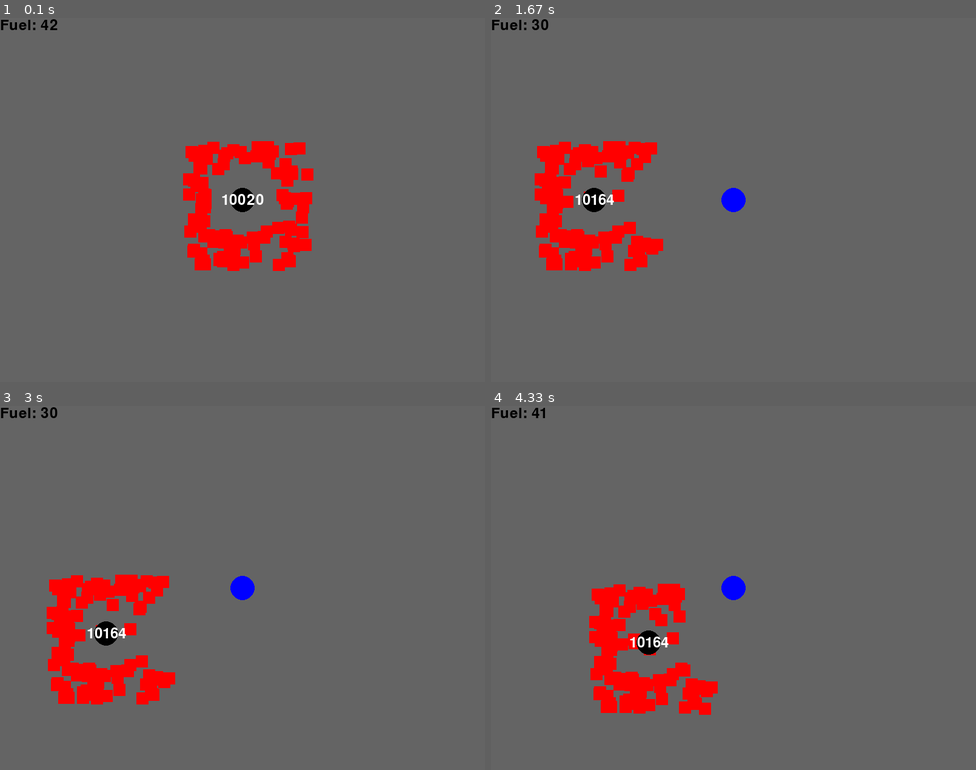
Above: before the commit, frames 1-4 (two rows, left to right).
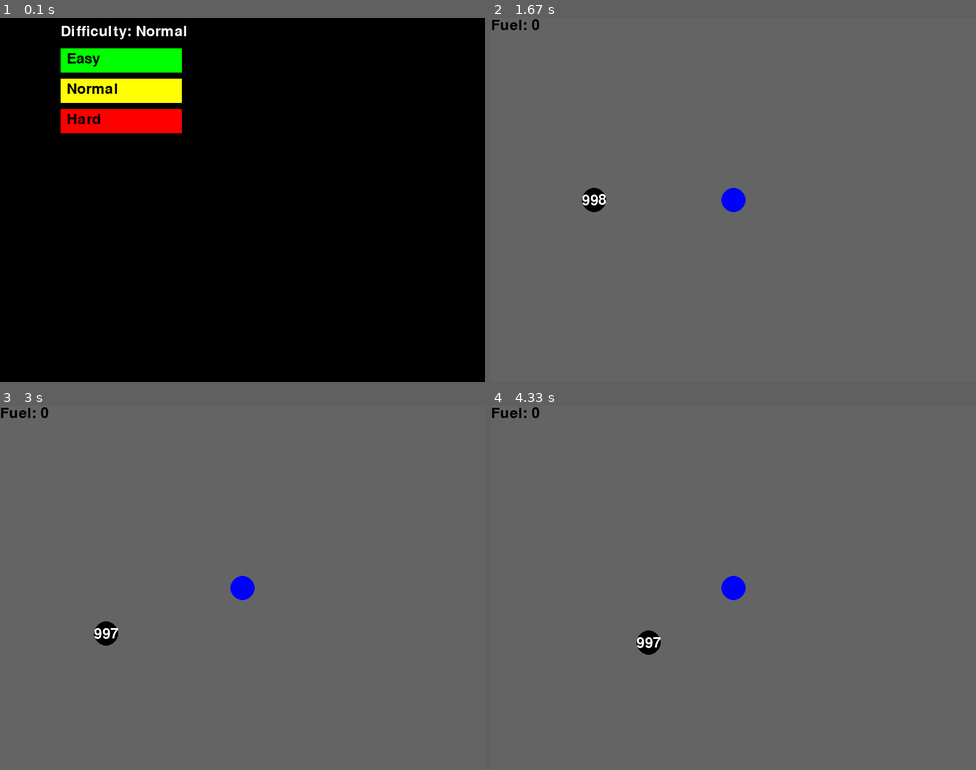
Above: after the commit, the same moments.

Repository: mofukerlinerr/PNP-DTC
Game: pygame game, started from PNP-DTC/DTCGame.py
Same seed, same stepped clock (60 frames per second), same inputs: the game is played once before the commit and once after it.
Inputs (mouse positions are in pixels of both pictures, inside the frame that each line leads up to):
- Up to frame 1 (0.1 s): no input
- Up to frame 2 (1.67 s): click (612, 90) at 0.38 s, where only the run after the commit has a clickable "Normal"; hold E 0.67-1.13 s; hold D 0.67-1.13 s; hold D 1.17-1.63 s
- Up to frame 3 (3 s): hold W 1.67-1.97 s; tap E at 1.82 s; hold D 2-2.47 s; hold A from 2.5 s (still down)
- Up to frame 4 (4.33 s): release A at 3.03 s; hold S 3.07-3.37 s; tap E at 3.22 s; hold A 3.4-3.8 s; hold W 3.83-4.2 s; hold D from 4.23 s (still down)

The runs differ from the first frame. In frame 1, 100% of the frame differs, in the area x 0-100%, y 0-100%; in frame 2, 4.9%; in frame 3, 4.9%; in frame 4, 4.8%.

Commit message:
new JTK
added back all the fixes with the map and map limit apart from enemy ai

Diff:
--- a/PNP-DTC/DTCGame.py
+++ b/PNP-DTC/DTCGame.py
@@ -1,57 +1,116 @@
-from tkinter import font
 import random
 import pygame
 import sys
+from enum import Enum
 
 # ----------------------------
 # Startup area
 # ----------------------------
 pygame.init()
 
+# ----------------------------
+# Definition area
+# ----------------------------
 font = pygame.font.Font(None, 36)
 
-gen = 10000
+playingarea = 0
+spawnX = playingarea - 10
+spawnY = playingarea - 10
+
+difficulty = "Normal"
+difficulty_select = True
+map_open = False
+running = True
+camera_x = 0
+camera_y = 0
+Fuel = 0
+time = 0
+tick = 0
+genX = 0
+genY = 0
+
+map_scale = playingarea / 2000
+gen = 1000
+
+screen_width = 800
+screen_height = 600
 
 control = True
-
 player_speed = 5
 playerX = 0
 playerY = 0
 player_moving = False
 player_direction = "down"
+playerhealth = 100
 collection_area = 50
-origin_area = 10
-
-menu_open = False
-Fuel = 0
-
-time = 0
-tick = 0
-
-spawnX = 100
-spawnY = 100
+origin_area = 250
 
 Fuel_worth = 5
-Fuel_count = 100
-
+Fuel_count = playingarea // 100
+
+
+# ----------------------------
+# list setup area
+# ----------------------------
 rects = []
 
 for i in range(Fuel_count):
     rects.append(pygame.Rect(random.randint(-spawnX, spawnX), random.randint(-spawnY, spawnY), 20, 20))
 
-
-
-screen_width = 800
-screen_height = 600
+# ----------------------------
+# pygame variables
+# ----------------------------
 screen = pygame.display.set_mode((screen_width, screen_height))
-pygame.display.set_caption("")
-
+pygame.display.set_caption("DTC Game")
 clock = pygame.time.Clock()
 
-camera_x = 0
-camera_y = 0
-
-running = True
+while difficulty_select:
+    for event in pygame.event.get():
+        if event.type == pygame.QUIT:
+            running = False
+            difficulty_select = False
+        elif event.type == pygame.MOUSEBUTTONDOWN:
+            click_pos = event.pos
+
+            button_easy = pygame.Rect(100, 50, 200, 40)
+            button_normal = pygame.Rect(100, 100, 200, 40)
+            button_hard = pygame.Rect(100, 150, 200, 40)
+
+            if button_easy.collidepoint(click_pos):
+                difficulty = "Easy"
+                difficulty_select = False
+                playingarea = 500
+            elif button_normal.collidepoint(click_pos):
+                difficulty = "Normal"
+                difficulty_select = False
+                playingarea = 1000
+            elif button_hard.collidepoint(click_pos):
+                difficulty = "Hard"
+                difficulty_select = False
+                playingarea = 2000
+
+    screen.fill((0, 0, 0))
+    difficulty_text = font.render(f"Difficulty: {difficulty}", True, (255, 255, 255))
+    screen.blit(difficulty_text, (100, 10))
+
+    button_easy = pygame.Rect(100, 50, 200, 40)
+    button_normal = pygame.Rect(100, 100, 200, 40)
+    button_hard = pygame.Rect(100, 150, 200, 40)
+
+    pygame.draw.rect(screen, (0, 255, 0), button_easy)
+    pygame.draw.rect(screen, (255, 255, 0), button_normal)
+    pygame.draw.rect(screen, (255, 0, 0), button_hard)
+
+    easy_text = font.render("Easy", True, (0, 0, 0))
+    normal_text = font.render("Normal", True, (0, 0, 0))
+    hard_text = font.render("Hard", True, (0, 0, 0))
+
+    screen.blit(easy_text, (button_easy.x + 10, button_easy.y + 5))
+    screen.blit(normal_text, (button_normal.x + 10, button_normal.y + 5))
+    screen.blit(hard_text, (button_hard.x + 10, button_hard.y + 5))
+
+    pygame.display.flip()
+    clock.tick(50)
 
 # ----------------------------
 # Main game loop
@@ -61,7 +120,7 @@
         if event.type == pygame.QUIT:
             running = False
 
-    if control == True:
+    if control:
 
         keys = pygame.key.get_pressed()
         player_moving = False
@@ -87,30 +146,45 @@
             player_direction = "right"
 
         if keys[pygame.K_e]:
-            menu_open = True
-
-# ----------------------------
-# menu area
-# ----------------------------
-
-    if menu_open == True:
+            map_open = True
+
+        if keys[pygame.K_r] and Fuel > 0:
+            if player_direction == "up":
+                playerY -= player_speed * 2
+            elif player_direction == "down":
+                playerY += player_speed * 2
+            elif player_direction == "left":
+                playerX -= player_speed * 2
+            elif player_direction == "right":
+                playerX += player_speed * 2
+
+            Fuel -= 1
+
+
+    # ----------------------------
+    # map area
+    # ----------------------------
+    if map_open:
         screen.fill((50, 50, 50))
-        pygame.draw.rect(screen, (0, 0, 255), (screen_width// 2, screen_height// 2, 10, 10))
-
-        map_rects = []
-
-        for i in range(Fuel_count):
-            map_rects.append(pygame.Rect(rects[i].x - camera_x // 10, rects[i].y - camera_y // 10 , 10, 10))
-
-        for rect in map_rects:
-            pygame.draw.rect(screen, (255, 0, 0), (rect.x // 10, rect.y // 10, rect.width, rect.height))
+
+
+        pygame.draw.rect(screen, (0, 0, 255), (screen_width // 2 - 10 // 2, screen_height // 2 - 10 // 2, 10, 10))
+
+        map_center_x = screen_width // 2
+        map_center_y = screen_height // 2
+
+        for r in rects:
+            draw_x = map_center_x + int((r.x - playerX) * map_scale)
+            draw_y = map_center_y + int((r.y - playerY) * map_scale)
+
+            draw_w = max(2, int(r.width * map_scale))
+            draw_h = max(2, int(r.height * map_scale))
+            pygame.draw.rect(screen, (255, 0, 0), (draw_x - draw_w // 2, draw_y - draw_h // 2, draw_w, draw_h))
 
         pygame.display.flip()
 
-        gen -= 0.04
-
-        if keys[pygame.K_e]:
-            menu_open = False
+        gen -= 0.1
+        map_open = False
 
         clock.tick(50)
         continue
@@ -118,8 +192,29 @@
     camera_x = playerX - screen_width // 2
     camera_y = playerY - screen_height // 2
 
-    tick += 1
-    time = tick/50
+
+    # ----------------------------
+    # Area Limit
+    # ----------------------------
+    if playerY > playingarea:
+        playerY -= player_speed
+
+    if playerY < -playingarea:
+        playerY += player_speed
+
+    if playerX > playingarea:
+        playerX -= player_speed
+
+    if playerX < -playingarea:
+        playerX += player_speed
+
+
+    # ----------------------------
+    # Generator Area
+    # ----------------------------
+    if gen >= 1:
+        tick += 1
+        time = tick/50
 
     if time >= 10:
         gen -= 0.02
@@ -139,32 +234,49 @@
             rect.y = random.randint(-spawnY, spawnY)
             Fuel += 1
 
-    print(f'Player: {playerX}, {playerY} | Fuel: {Fuel} | Gen: {gen:.0f} | Time: {time:.2f}')
-
-
+    print(f'Player: {playerX}, {playerY} | Fuel: {Fuel} | Gen: {gen:.0f} | Time: {time:.2f}| Difficulty: {difficulty}| Player Direction: {player_direction}')
     screen.fill((100, 100, 100))
+
+# ----------------------------
+# active variables area
+# ----------------------------
+    player_rect = pygame.Rect(playerX - camera_x - 20, playerY - camera_y - 20, 40, 40)
+    origin_screen_x = 0 - camera_x
+    origin_screen_y = 0 - camera_y
+    origin_radius = 20
+    origin_screen_x = max(origin_radius, min(screen_width - origin_radius, origin_screen_x))
+    origin_screen_y = max(origin_radius, min(screen_height - origin_radius, origin_screen_y))
+    gen_charge = font.render(f"{gen:.0f}", True, (255, 255, 255))
+    text_rect = gen_charge.get_rect(center=(origin_screen_x, origin_screen_y))
+    fuel_count = font.render(f"Fuel: {Fuel}", True, (0, 0, 0))
+
 
     for rect in rects:
         pygame.draw.rect(screen, (255, 0, 0), (rect.x - camera_x, rect.y - camera_y, rect.width, rect.height))
 
-    pygame.draw.circle(screen, (0, 0, 255), (playerX - camera_x, playerY - camera_y), 20)
-    fuel_count = font.render(f"Fuel: {Fuel}", True, (0, 0, 0))
+    pygame.draw.circle(screen, (0, 0, 255), player_rect.center, 20)
+
     screen.blit(fuel_count, (0, 0))
 
-
-    pygame.draw.circle(screen, (0, 0, 0), (0 - camera_x, 0 - camera_y), 20)
-
-    gen_charge = font.render(f"{gen:.0f}", True, (255, 255, 255))
-    text_rect = gen_charge.get_rect(center=(screen_width * 0.50 - playerX, screen_height * 0.50 - playerY))
+    pygame.draw.circle(screen, (0, 0, 0), (int(origin_screen_x), int(origin_screen_y)), origin_radius)
     screen.blit(gen_charge, text_rect)
 
+
+# ----------------------------
+# End Game area
+# ----------------------------
     if gen <= 0:
         screen.fill((0, 0, 0))
+        timelasted = font.render(f"You lasted {time:.0f} seconds.", True, (255, 255, 255))
         game_over = font.render("GAME OVER", True, (255, 255, 255))
         screen.blit(game_over, (0, 0))
+        screen.blit(timelasted, (0, 50))
+        control = False
 
     pygame.display.flip()
     clock.tick(50)
+
+
 # ----------------------------
 # Shutdown area
 # ----------------------------
